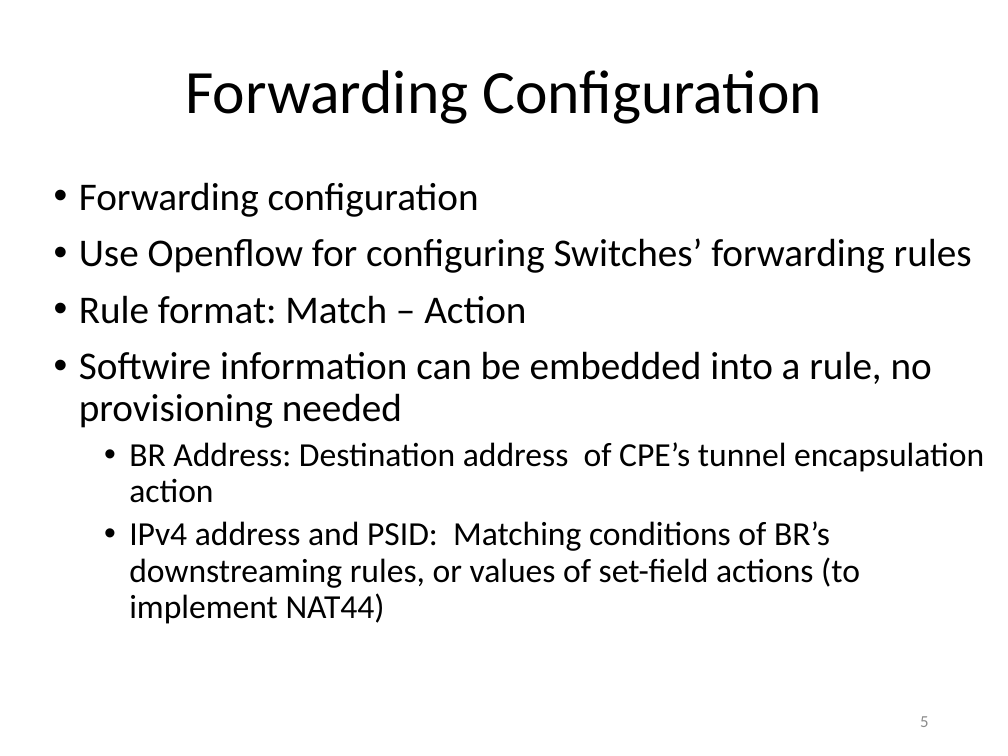
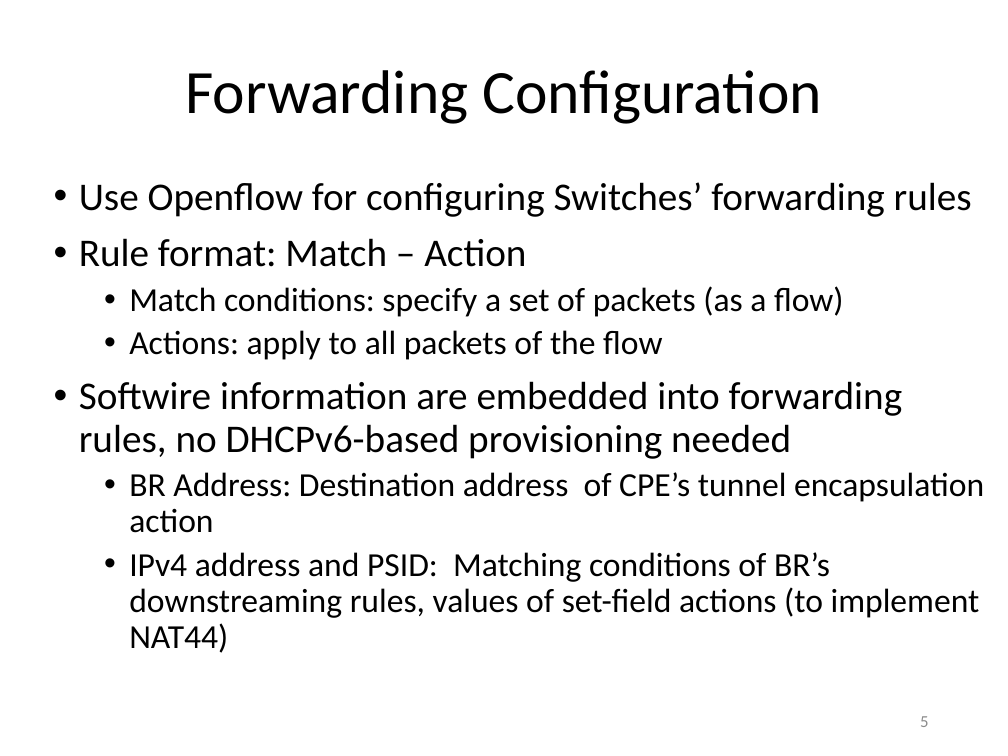
Before and after one commit to gnocuil/draft-sdn, a slide deck: slide 5 of Unified IPv6 Transition Framework With Flow-based Forwarding.pptx. Drawn at 1008x756 pixels with LibreOffice and Linux fonts; fonts in the diff are those of the drawing. Boxes give left, top, right and bottom in pixels: in the first picture for what was removed or moved away, otherwise in the second. Text is boxed around its words. In the diff, an @@ line names an element or a change of style, - is before the commit and + after.

Commit message:
update slides

```diff
--- a/Unified IPv6 Transition Framework With Flow-based Forwarding.pptx
+++ b/Unified IPv6 Transition Framework With Flow-based Forwarding.pptx
@@ text at bbox=[79, 182, 479, 217]: paragraph removed @@
-• Forwarding configuration
@@ text at bbox=[79, 286, 903, 459]: text changed @@
-• Softwire information can be embedded into a rule, no provisioning needed
+  • Match conditions: specify a set of packets (as a flow)
+  • Actions: apply to all packets of the flow
+• Softwire information are embedded into forwarding rules, no DHCPv6-based provisioning needed
@@ text at bbox=[129, 552, 980, 653]: text changed @@
-  • IPv4 address and PSID: Matching conditions of BR’s downstreaming rules, or values of set-field actions (to implement NAT44)
+  • IPv4 address and PSID: Matching conditions of BR’s downstreaming rules, values of set-field actions (to implement NAT44)
```
Also in this commit, not shown: 7 other slides changed, 1 slide added, 1 slide removed.
